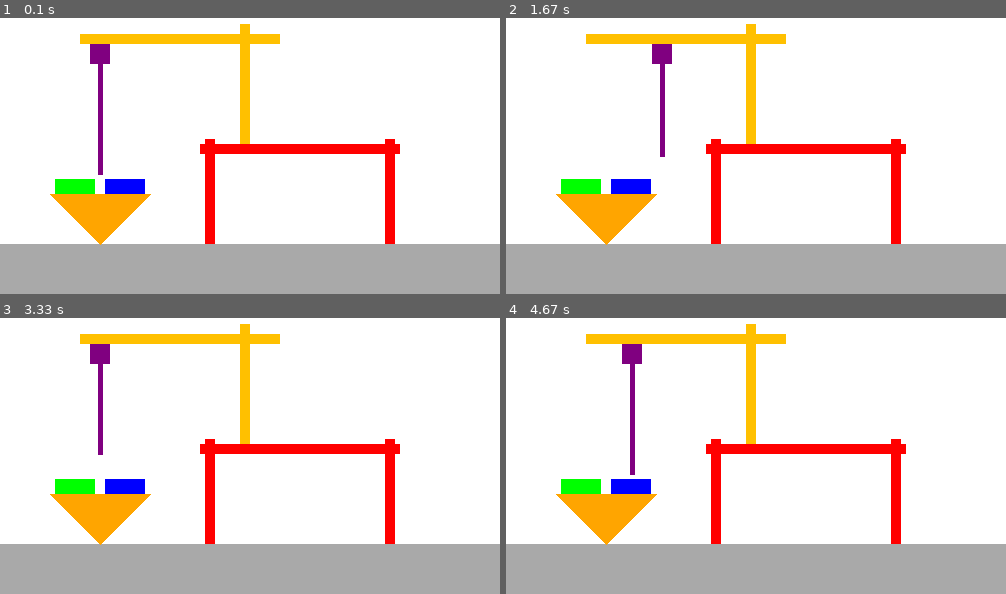
Above: before the commit, frames 1-4 (two rows, left to right).
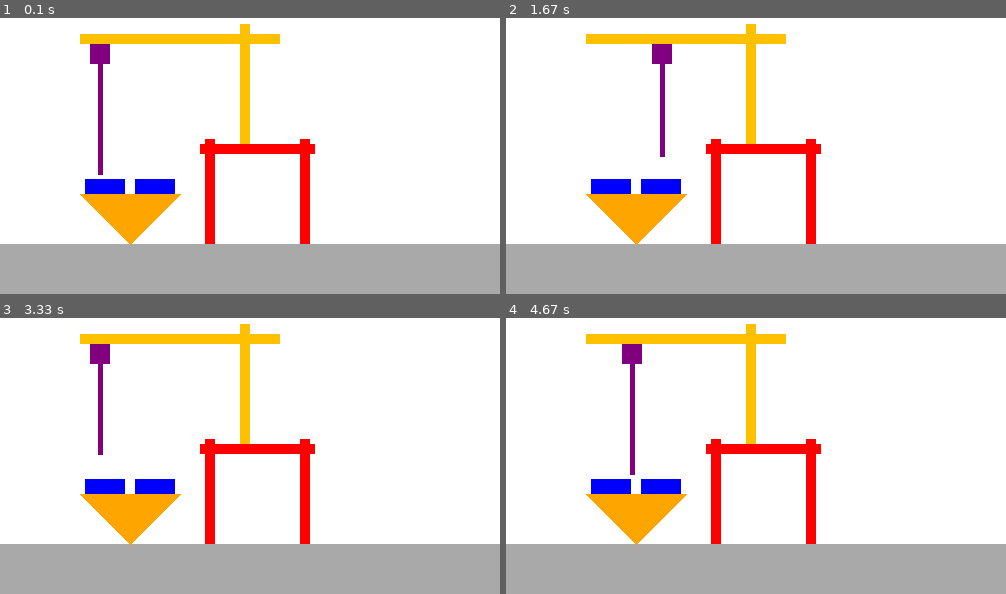
Above: after the commit, the same moments.

Repository: 1053079/MQTT-Crane
Game: pygame game, started from View1-pygame/main.py
The game is run twice, just before and just after one commit, with the same random seed, the same clock (stepped at 60 frames per second) and the same inputs.
Inputs:
- Up to frame 1 (0.1 s): no input
- Up to frame 2 (1.67 s): hold D 0.33-0.8 s; hold W 0.83-1.13 s; hold D 1.17-1.63 s
- Up to frame 3 (3.33 s): hold A 1.67-2.2 s; hold S 2.23-2.53 s; hold A 2.57-2.97 s; hold W from 3 s (still down)
- Up to frame 4 (4.67 s): release W at 3.37 s; hold D 3.4-4.03 s; hold S 4.07-4.43 s; hold A from 4.47 s (still down)

The runs differ from the first frame. In frame 1, 4.9% of the frame differs, in the area x 10-80%, y 43-83%; in frame 2, 4.9%; in frame 3, 4.9%; in frame 4, 4.9%.

Commit message:
Update #9 :: Changed the size of the crane

Diff:
--- a/View1-pygame/main.py
+++ b/View1-pygame/main.py
@@ -1,6 +1,5 @@
 import pygame
 import sys
-
 # Initialize pygame
 pygame.init()
 
@@ -15,13 +14,24 @@
 yellow = (255, 192, 0)
 red = (255, 0, 0)
 orange = (255, 165, 0)
-pink = (255, 192, 203)
-green = (0, 255, 0)
 grey = (169,169,169)
 purple = (128, 0, 128)
-purple_rect = pygame.Rect(90, 50, 20, 20)
-purple_speed = 1
+
+# Set up Rects
+Cabin = pygame.Rect(90, 50, 20, 20)
+cabin_speed = 1
 rope_height = 110
+Shore = pygame.Rect(200, 150, 115, 10)
+Shore_leg1 = pygame.Rect(205, 145, 10, 110)
+Shore_leg2 = pygame.Rect(300, 145, 10, 110)
+Crane_Leg = pygame.Rect(240, 30, 10, 120)
+Bridge = pygame.Rect(80, 40, 200, 10)
+Container_1 = pygame.Rect(85, 185, 40, 15)
+Container_2 = pygame.Rect(135, 185, 40, 15)
+Waterline = pygame.Rect(0, 250, 800, 50)
+
+
+
 clock = pygame.time.Clock()
 
 # Main game loop
@@ -38,27 +48,25 @@
     if keys[pygame.K_s] and rope_height < 180:
         rope_height += 1
 
-    if keys[pygame.K_a] and purple_rect.left > 80:
-        purple_rect.x -= purple_speed
-    if keys[pygame.K_d] and purple_rect.right < 280:
-        purple_rect.x += purple_speed
+    if keys[pygame.K_a] and Cabin.left > 80:
+        Cabin.x -= cabin_speed
+    if keys[pygame.K_d] and Cabin.right < 280:
+        Cabin.x += cabin_speed
 
     screen.fill(black)
 
     # Your drawings (x, y, width, height)
-    pygame.draw.rect(screen, red, [200, 150, 200, 10])  # Shore
-    pygame.draw.rect(screen, red, [205, 145, 10, 110])  # Shore
-    pygame.draw.rect(screen, red, [385, 145, 10, 110])  # Shore
-    pygame.draw.rect(screen, yellow, [240, 30, 10, 120])  # Crane_Leg
-    pygame.draw.rect(screen, yellow, [80, 40, 200, 10])  # Bridge
-    pygame.draw.rect(screen, purple, purple_rect)  # Crane_Cabin
-    pygame.draw.rect(screen, grey, [0, 250, 800, 50])   # waterline
-    pygame.draw.line(screen, purple, (purple_rect.centerx, purple_rect.bottom),(purple_rect.centerx, purple_rect.bottom + rope_height), 5)
-    pygame.draw.polygon(screen, orange, [(50, 200), (100, 250), (150, 200)])  # Boat triangle
-    pygame.draw.rect(screen, green, [55, 185, 40, 15])  # Container 1
-    pygame.draw.rect(screen, blue, [105, 185, 40, 15])  # Container 2
-
-
+    pygame.draw.rect(screen, red, Shore)
+    pygame.draw.rect(screen, red, Shore_leg1)
+    pygame.draw.rect(screen, red, Shore_leg2)
+    pygame.draw.rect(screen, yellow, Crane_Leg)
+    pygame.draw.rect(screen, yellow, Bridge)
+    pygame.draw.rect(screen, purple, Cabin)
+    pygame.draw.rect(screen, grey, Waterline)
+    pygame.draw.line(screen, purple, (Cabin.centerx, Cabin.bottom), (Cabin.centerx, Cabin.bottom + rope_height), 5) # Rope
+    pygame.draw.polygon(screen, orange, [(80, 200), (130, 250), (180, 200)])  # Boat triangle
+    pygame.draw.rect(screen, blue, Container_1)
+    pygame.draw.rect(screen, blue, Container_2)
 
 
 # Update the display
